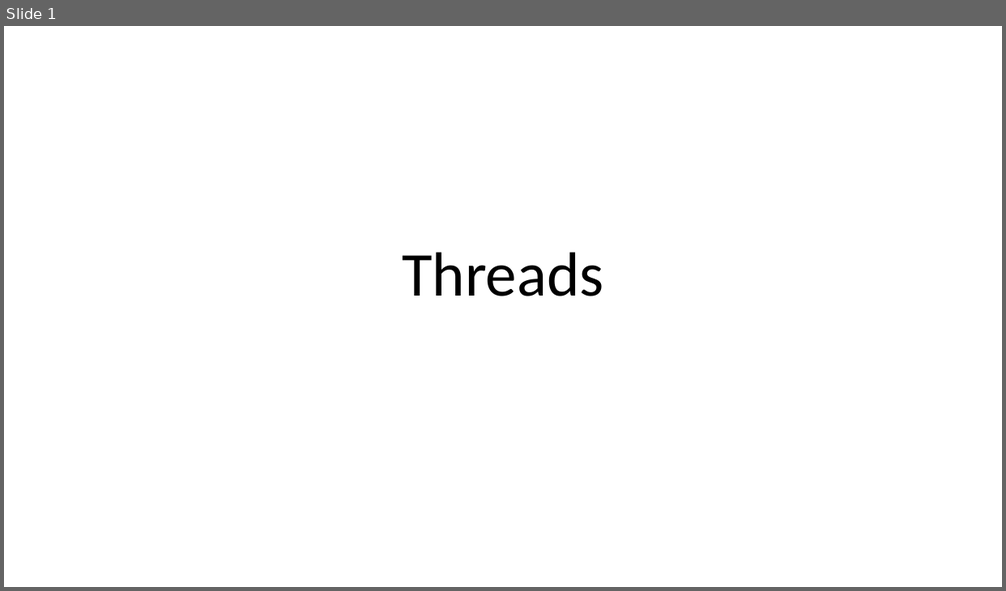
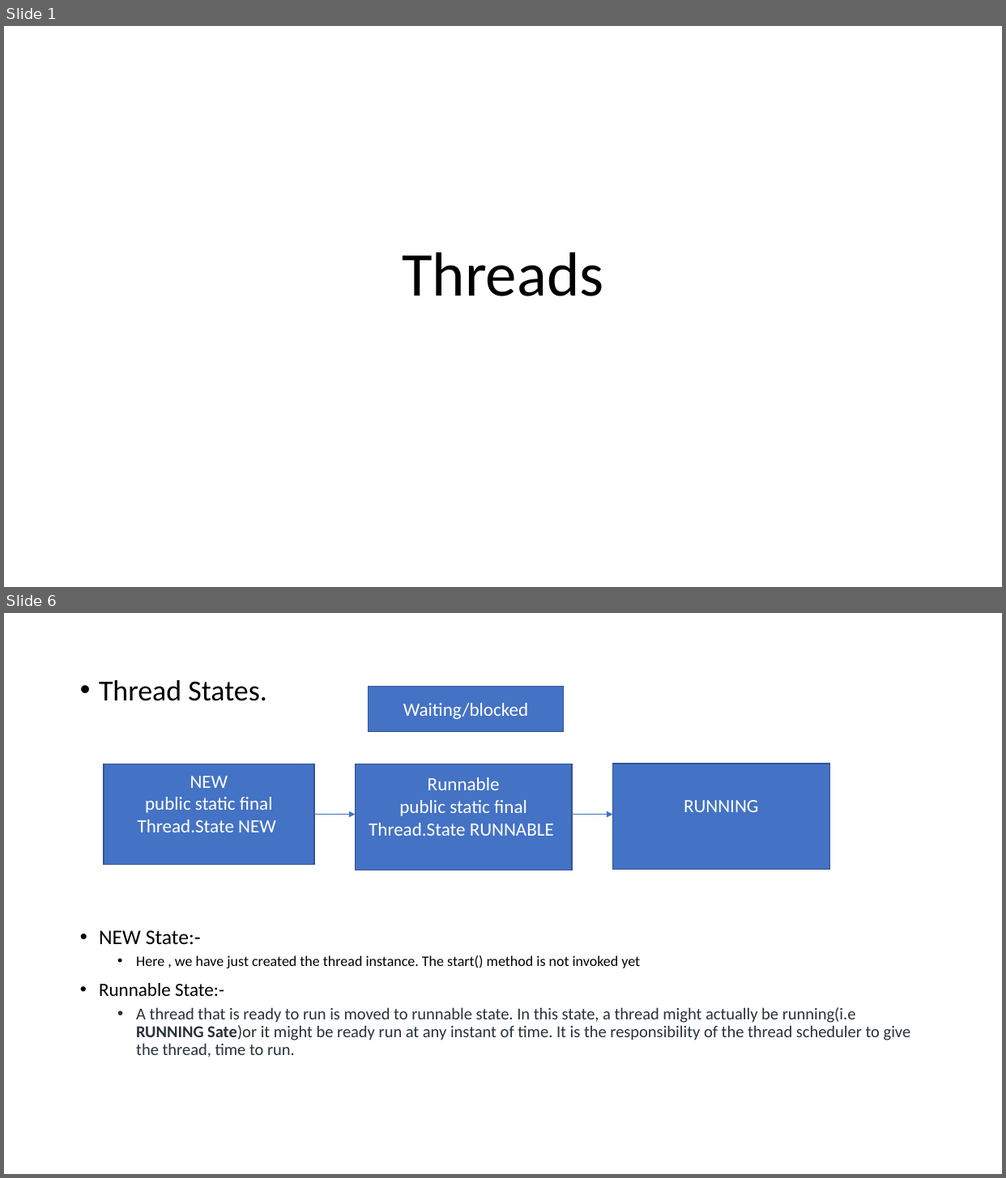
Before and after one commit to aroranishant8/JavaNotes, a slide deck: Java8/Threads.pptx. Shown one above the other, each under a label of ours: slide 1 before the commit, slides 1 and 6 after it; the slides between them are not shown. The pictures are 1006x591 and 1006x1178 pixels, drawn with LibreOffice and Linux fonts; fonts in the diff are those of the drawing. Boxes give left, top, right and bottom in pixels: in the first picture for what was removed or moved away, otherwise in the second. Text is boxed around its words. In the diff, an @@ line names an element or a change of style, - is before the commit and + after.

```diff
--- a/Java8/Threads.pptx
+++ b/Java8/Threads.pptx
@@ slide 6 added at [4,613,1002,1174], background #FFFFFF @@
@@ text added at [99,680,911,1058], 16 pt, text #273239 @@
+• Thread States.
+• NEW State:-
+  • Here , we have just created the thread instance. The start() method is not invoked yet
+• Runnable State:-
+  • A thread that is ready to run is moved to runnable state. In this state, a thread might actually be running(i.e RUNNING Sate)or it might be ready run at any instant of time. It is the responsibility of the thread scheduler to give the thread, time to run.
@@ rectangle added at [368,687,564,732], fill #4472C4, outline #325491 1 pt, 18 pt, text #FFFFFF @@
+Waiting/blocked
@@ rectangle added at [104,764,314,865], fill #4472C4, outline #325491 1 pt, 18 pt, text #FFFFFF @@
+NEW
+public static final Thread.State NEW
@@ rectangle added at [355,764,572,870], fill #4472C4, outline #325491 1 pt, 18 pt, text #FFFFFF @@
+Runnable
+public static final Thread.State RUNNABLE
@@ rectangle added at [612,764,829,869], fill #4472C4, outline #325491 1 pt, 18 pt, text #FFFFFF @@
+RUNNING
@@ arrow added from (314, 815) to (355, 815), #4472C4 0.5 pt @@
@@ arrow added from (572, 815) to (612, 815), #4472C4 0.5 pt @@
```
Also in this commit, not shown: 4 other slides added, 1 slide removed, 3 other files.
